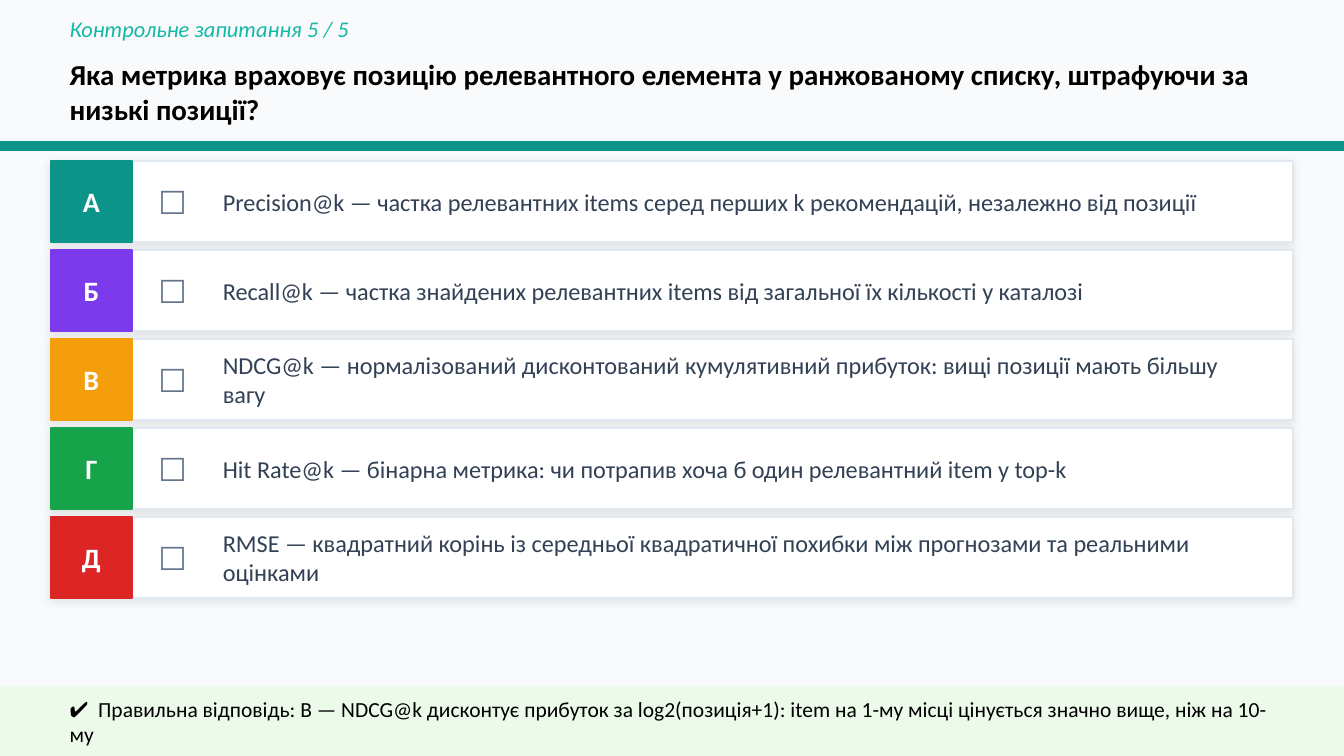
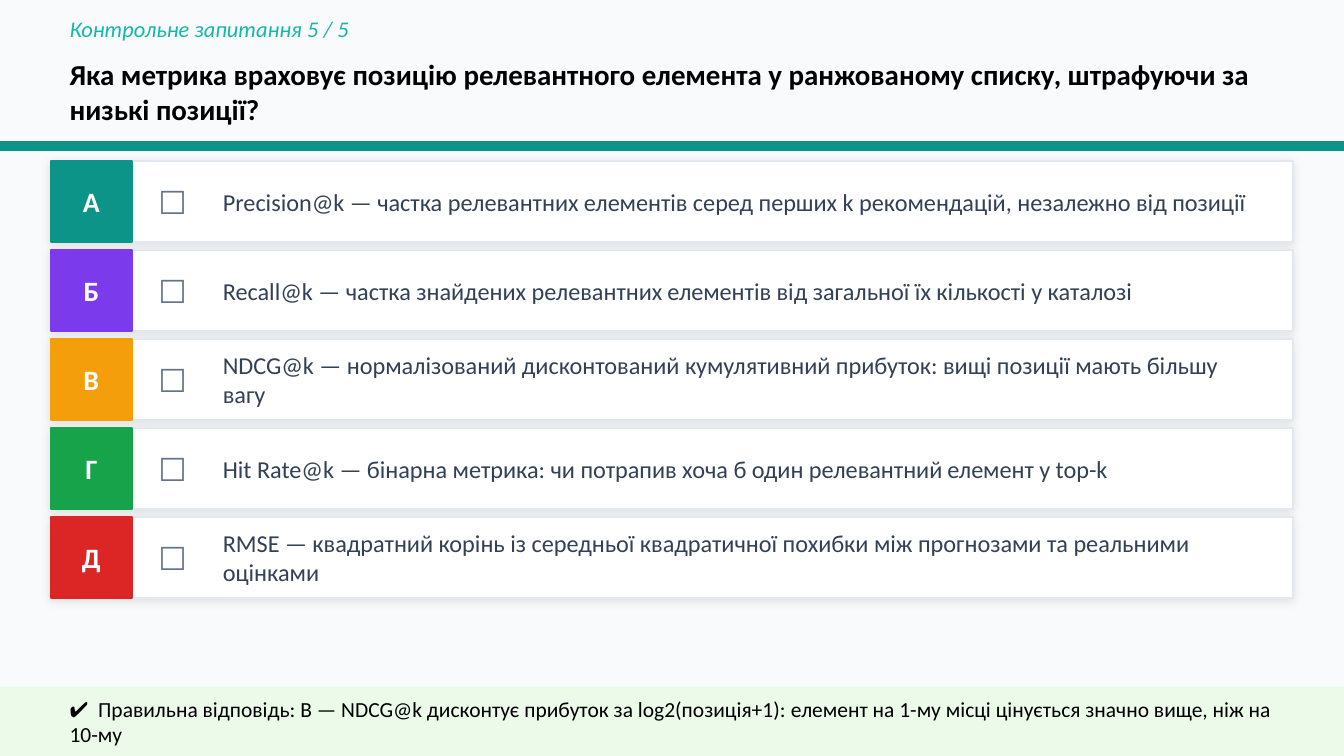
Before and after one commit to BohdanRomaniuk/IAC-Group-Recommender, a slide deck: slide 30 of docs/Presentation - Recommendation Systems. Theoretical Approaches.pptx. Drawn at 1344x756 pixels with LibreOffice and Linux fonts; fonts in the diff are those of the drawing. Boxes give left, top, right and bottom in pixels: in the first picture for what was removed or moved away, otherwise in the second. Text is boxed around its words. In the diff, an @@ line names an element or a change of style, - is before the commit and + after.

```diff
--- a/docs/Presentation - Recommendation Systems. Theoretical Approaches.pptx
+++ b/docs/Presentation - Recommendation Systems. Theoretical Approaches.pptx
@@ text at [223, 194, 1245, 215]: text changed @@
-Precision@k — частка релевантних items серед перших k рекомендацій, незалежно від позиції
+Precision@k — частка релевантних елементів серед перших k рекомендацій, незалежно від позиції
@@ text at [223, 283, 1132, 304]: text changed @@
-Recall@k — частка знайдених релевантних items від загальної їх кількості у каталозі
+Recall@k — частка знайдених релевантних елементів від загальної їх кількості у каталозі
@@ text at [223, 461, 1108, 482]: text changed @@
-Hit Rate@k — бінарна метрика: чи потрапив хоча б один релевантний item у top-k
+Hit Rate@k — бінарна метрика: чи потрапив хоча б один релевантний елемент у top-k
@@ text at [70, 701, 1271, 746]: text changed @@
-✔ Правильна відповідь: В — NDCG@k дисконтує прибуток за log2(позиція+1): item на 1-му місці цінується значно вище, ніж на 10-му
+✔ Правильна відповідь: В — NDCG@k дисконтує прибуток за log2(позиція+1): елемент на 1-му місці цінується значно вище, ніж на 10-му
```
Also in this commit, not shown: 4 other slides changed, 1 other file.
